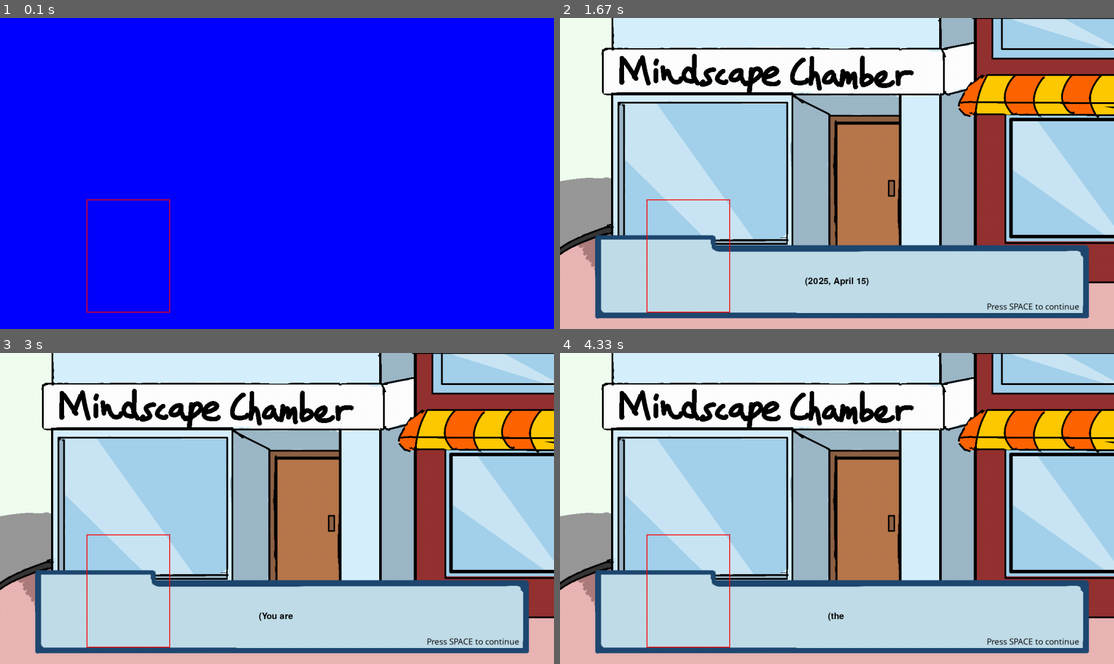
Above: before the commit, frames 1-4 (two rows, left to right).
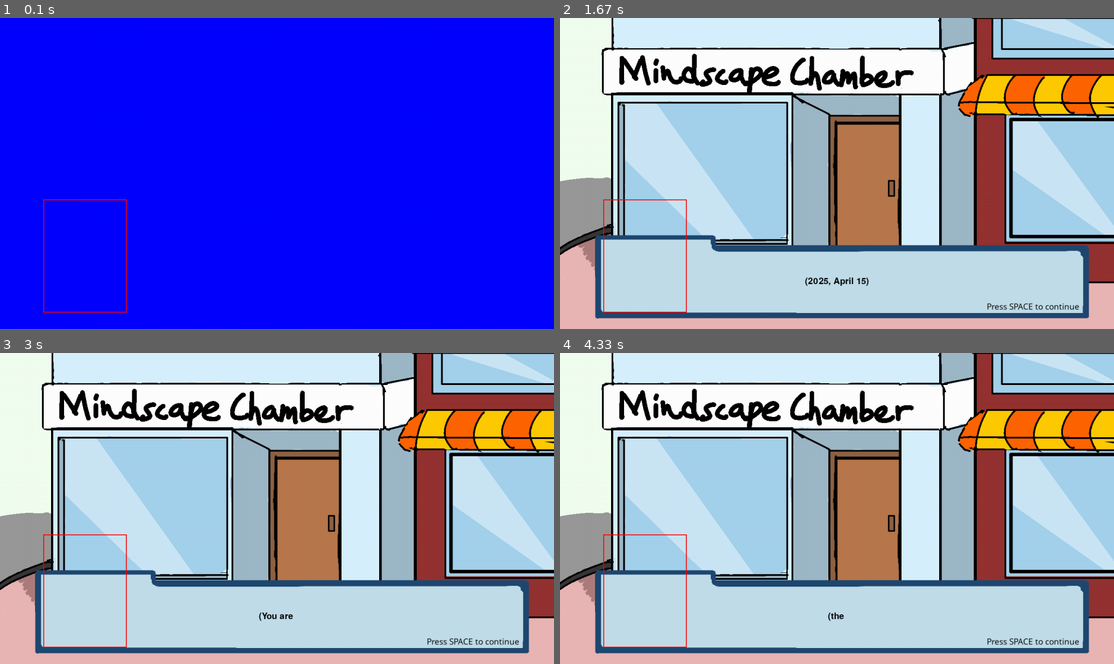
Above: after the commit, the same moments.

Repository: JoyYU271/2510-CSP1123-3-09
Game: pygame game, started from Intro1.py
The game is run twice, just before and just after one commit, with the same random seed, the same clock (stepped at 60 frames per second) and the same inputs.
Inputs:
- Up to frame 1 (0.1 s): no input
- Up to frame 2 (1.67 s): tap I at 0.33 s; tap Space at 1.17 s
- Up to frame 3 (3 s): tap Space at 2.57 s; tap Enter at 2.9 s
- Up to frame 4 (4.33 s): hold A 3.23-3.7 s; tap Space at 3.3, 3.6, 3.8, 4.1 s; hold D from 3.73 s (still down)

The runs differ from the first frame. In frame 1, 0.5% of the frame differs, in the area x 7-31%, y 58-95%; in frame 2, 0.5%; in frame 3, 0.5%; in frame 4, 0.5%.

Commit message:
finished J bugs

Diff:
--- a/Intro1.py
+++ b/Intro1.py
@@ -1351,7 +1351,8 @@
             "Medbed": "Object_image/E05_Random.png",
             "Dean_desk": "Object_image/D_Key.png",
             "Bookshelves": "Object_image/D_Lock.png",
-            "Player_door": "Object_image/P_path.png"
+            "Player_door": "Object_image/P_path.png",
+            "base_path": "Object_image/base_P.png"
         }
 
 class InteractableObject(pygame.sprite.Sprite):
@@ -1882,8 +1883,8 @@
         self.patient_zheng_talked_to = False # Flag for machine unlock
         self.visited_doors = set()  #keep track of doors used
 
-        self.current_room = "room01"
-        self.current_day = 1  #Initialize the current day (Chapter 1)
+        self.current_room = "basement"
+        self.current_day = 3  #Initialize the current day (Chapter 1)
 
         self.fading = False
         self.fade_alpha = 0
--- a/object_dialogue.json
+++ b/object_dialogue.json
@@ -7,9 +7,19 @@
   },
 
   "door01_dialogue":{
-    "start":[
+    "start": [
       {"text": "Your office."},
       {"event": "open_door_event"}
+    ],
+    "unlocked_door_node":[
+      {"text": "Your office."},
+      {"event": "open_door_event"}
+    ],
+    "locked_door_node":[
+      {"text": "There are no patients right now."}
+    ],
+    "locked_door": [
+      {"text": "There are no patients right now."}
     ]
   },
 
--- a/objects.json
+++ b/objects.json
@@ -17,12 +17,13 @@
     "dialogue_id": "door01_dialogue",
     "start_node": "start",
     "active": true,
-    "unlocked": false,
-    "unlocked_day": 1,
     "rooms": ["room01"],
     "draw_layer": "background",
-
-    "next_room": "Player_room"
+    "next_room": "Player_room",
+    "day_specific_nodes": {
+      "1": "start",
+      "3": "locked_door"
+  }
   },
 
   "door02": {
@@ -35,7 +36,7 @@
     "draw_layer": "background",
     "active": true,
     "unlocked": false,
-    "unlocked_day": 2,
+    "unlocked_day": 3,
     "node_if_locked": "door02_locked_dialogue",
     "node_if_unlocked": "door02_unlocked_dialogue",
     "next_room": "Dean_room",
@@ -499,7 +500,7 @@
 
   "dean_desk": {
     "name": "Dean's desk",
-    "position": [100, 420],
+    "position": [245, 408],
     "image": "Dean_desk",
     "dialogue_id": "dean_desk_dialogue",
     "start_node": "start",
@@ -510,7 +511,7 @@
 
   "bookshelves": {
     "name": "Dean's bookshelves",
-    "position": [500, 420],
+    "position": [744, 281],
     "image": "Bookshelves",
     "dialogue_id": "bookshelves_dialogue",
     "start_node": "start",
@@ -518,5 +519,18 @@
     "rooms": ["Dean_room"],
     "draw_layer": "background",
     "next_room": "basement"
+  },
+
+  "base_path": {
+    "name": "Basement path",
+    "position": [0, 416],
+    "image": "base_path",
+    "dialogue_id": "none",
+    "start_node": "none",
+    "has_dialogue": false,
+    "active": true,
+    "rooms": ["basement"],
+    "draw_layer": "background",
+    "next_room": "room01"
   }
 }
--- a/save_data.json
+++ b/save_data.json
@@ -2,15 +2,12 @@
     "npc_state": {
         "Dean": {
             "chapter": "chapter_1",
-            "step": 28
+            "step": 6
         }
     },
     "player_choices": {},
     "flags": {
-        "dean_cutscene_played": true,
-        "patient_zheng_talked_to": true,
-        "key1_found": true,
-        "ending_unlocked_chapter_1": true
+        "dean_cutscene_played": true
     },
     "shown_dialogues": {}
 }
Binary file added: Object_image/base_P.png
